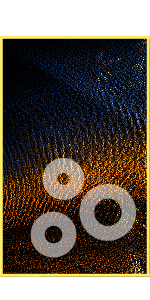
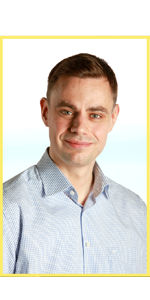
Before/after of a (150, 300) layered artwork. What changed in the layer stack:
hid "Ebene 12" over [30, 158, 137, 270]
added layer "Ebene 16" above "Ebene 15" over [0, 35, 150, 274]
added layer "Ebene 15" above "Ebene 14" over [2, 39, 150, 274]
added layer "Ebene 14" above "Ebene 13" over [0, 35, 150, 272]
